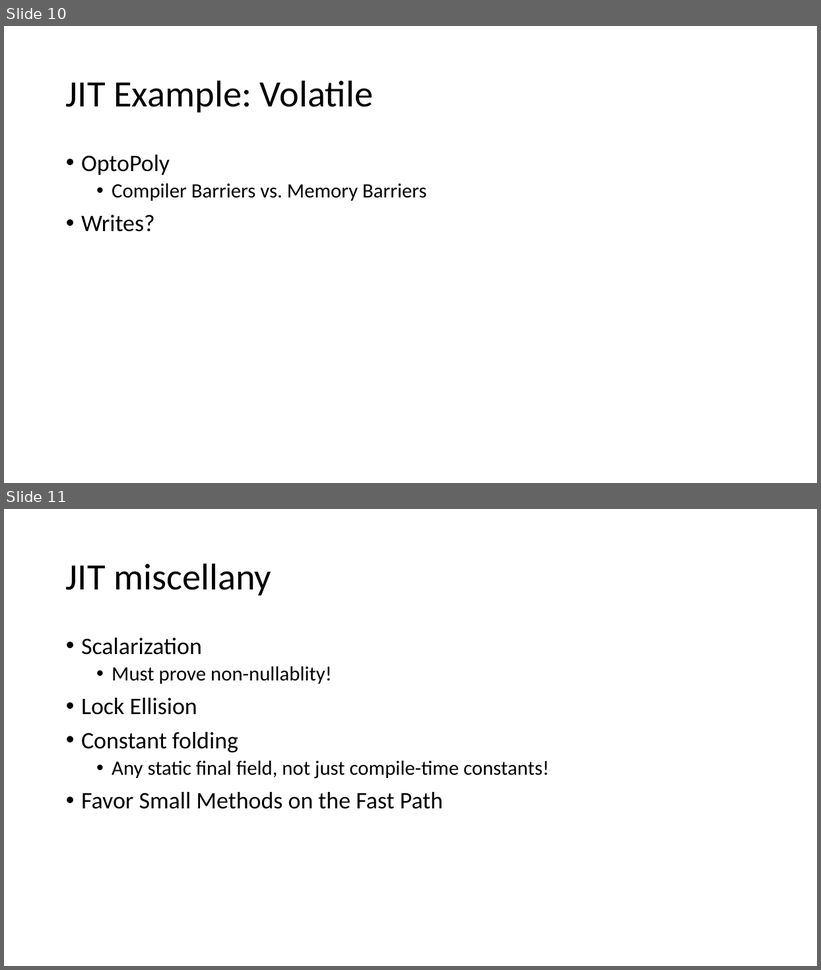
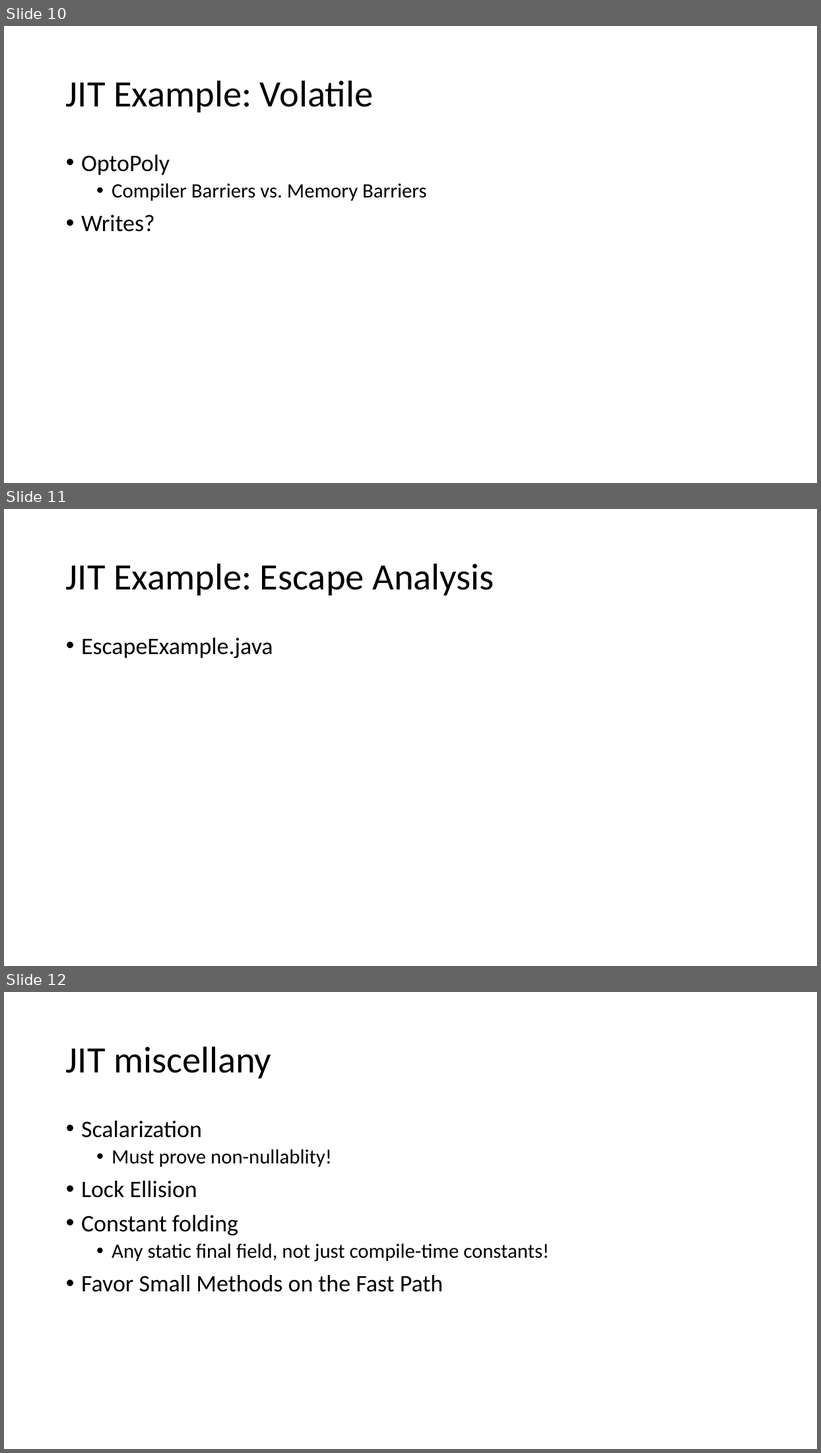
Before and after one commit to josharnold52/pres-jvm-topics, a slide deck: pres/InternalsNotes.pptx. Shown one above the other, each under a label of ours: slides 10 and 11 before the commit, slides 10, 11 and 12 after it. The pictures are 821x970 and 821x1453 pixels, drawn with LibreOffice and Linux fonts; fonts in the diff are those of the drawing. Boxes give left, top, right and bottom in pixels: in the first picture for what was removed or moved away, otherwise in the second. Text is boxed around its words. In the diff, an @@ line names an element or a change of style, - is before the commit and + after.

Commit message:
ecape analysis, misc cleanup

```diff
--- a/pres/InternalsNotes.pptx
+++ b/pres/InternalsNotes.pptx
@@ slide 11 added at bbox=[4, 509, 817, 966], background #FFFFFF @@
@@ title added at bbox=[66, 563, 494, 595], 44 pt, text #000000 @@
+JIT Example: Escape Analysis
@@ text added at bbox=[81, 638, 273, 658], 28 pt, text #000000 @@
+• EscapeExample.java
@@ what was slide 11 is now slide 12 @@
```
Also in this commit, not shown: 1 slide changed, 7 other files.
